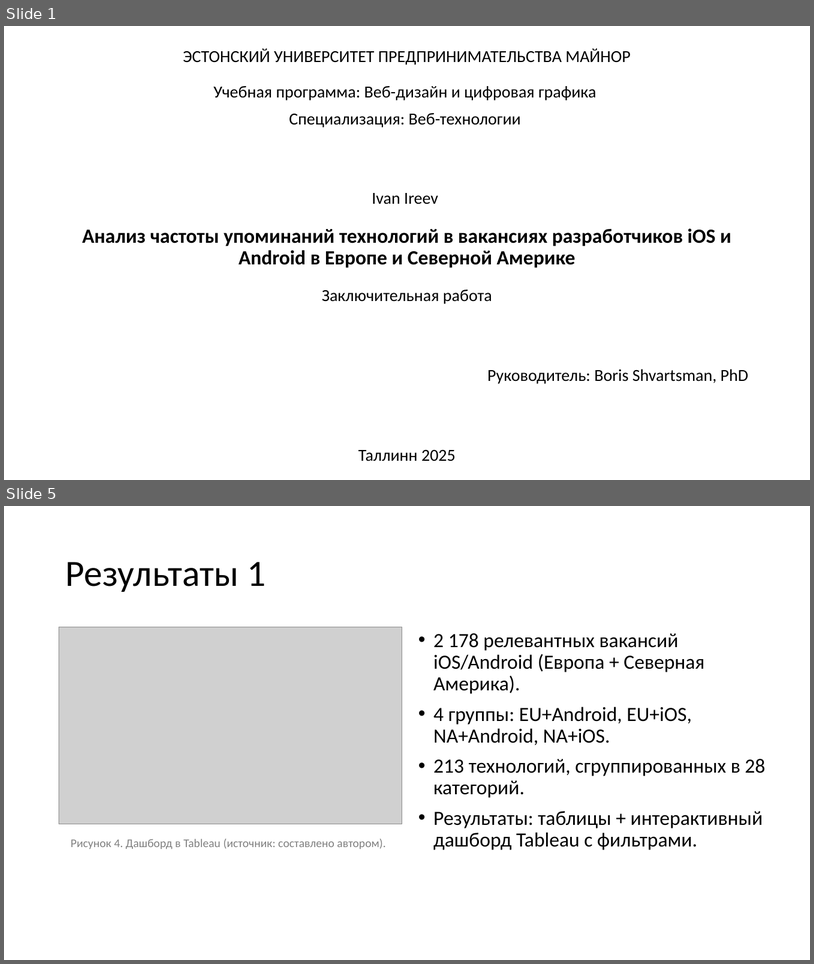
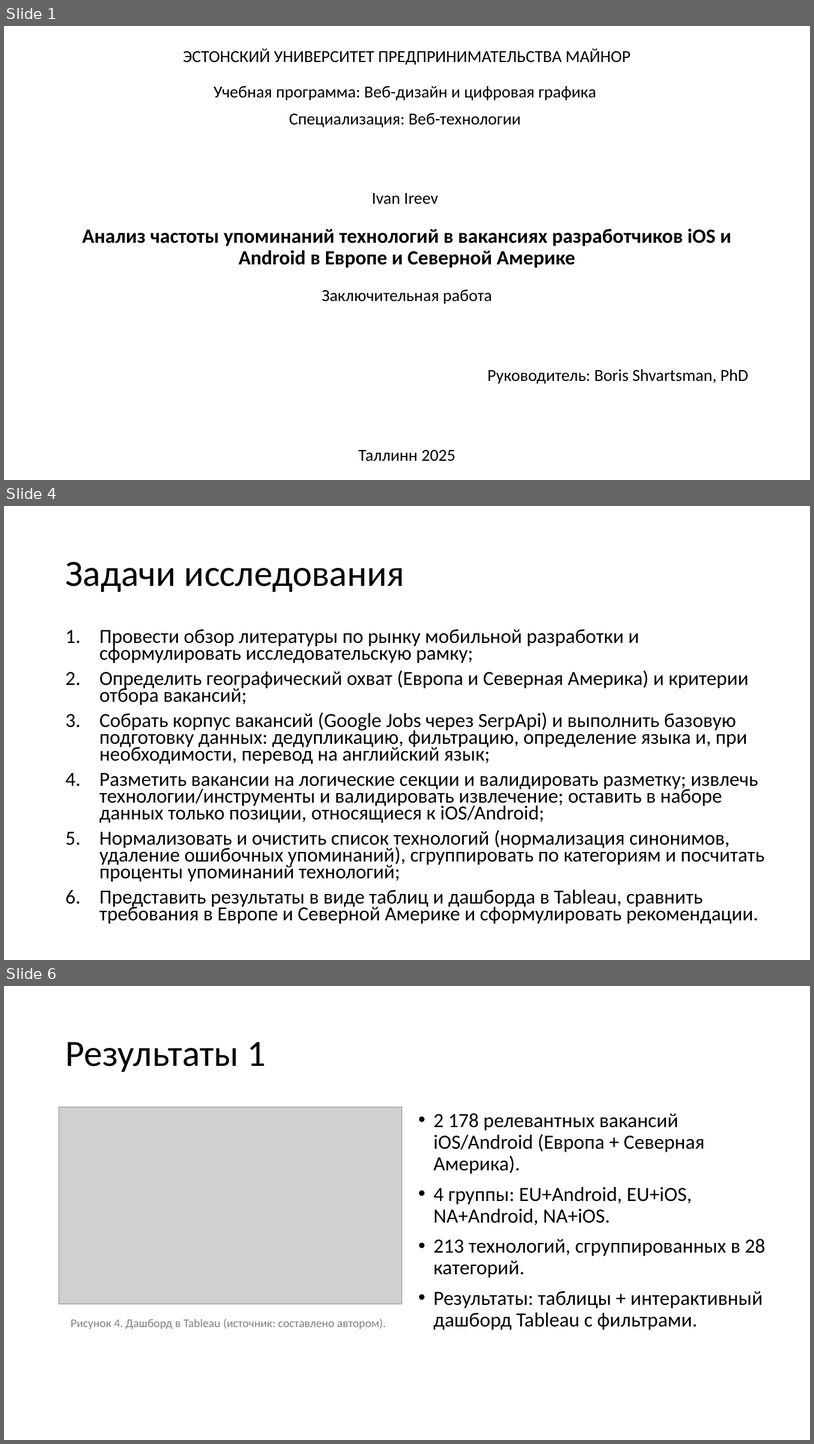
Before and after one commit to S0la1re/Research-work-new, a slide deck: Presentations of Bachelor's theses.pptx. Shown one above the other, each under a label of ours: slides 1 and 5 before the commit, slides 1, 4 and 6 after it; the slides between them are not shown. The pictures are 814x964 and 814x1444 pixels, drawn with LibreOffice and Linux fonts; fonts in the diff are those of the drawing; grey boxes stand for pictures. Boxes give left, top, right and bottom in pixels: in the first picture for what was removed or moved away, otherwise in the second. Text is boxed around its words. In the diff, an @@ line names an element or a change of style, - is before the commit and + after.

```diff
--- a/Presentations of Bachelor's theses.pptx
+++ b/Presentations of Bachelor's theses.pptx
@@ slide 4 added at (4, 506, 810, 960), background #FFFFFF @@
@@ title added at (65, 562, 405, 592), 44 pt, text #000000 @@
+Задачи исследования
@@ text added at (99, 629, 765, 924), 23.8 pt, text #000000 @@
+1. Провести обзор литературы по рынку мобильной разработки и сформулировать исследовательскую рамку;
+2. Определить географический охват (Европа и Северная Америка) и критерии отбора вакансий;
+3. Собрать корпус вакансий (Google Jobs через SerpApi) и выполнить базовую подготовку данных: дедупликацию, фильтрацию, определение языка и, при необходимости, перевод на английский язык;
+4. Разметить вакансии на логические секции и валидировать разметку; извлечь технологии/инструменты и валидировать извлечение; оставить в наборе данных только позиции, относящиеся к iOS/Android;
+5. Нормализовать и очистить список технологий (нормализация синонимов, удаление ошибочных упоминаний), сгруппировать по категориям и посчитать проценты упоминаний технологий;
+6. Представить результаты в виде таблиц и дашборда в Tableau, сравнить требования в Европе и Северной Америке и сформулировать рекомендации.
@@ what was slide 5 is now slide 6 @@
```
Also in this commit, not shown: 6 slides changed.
